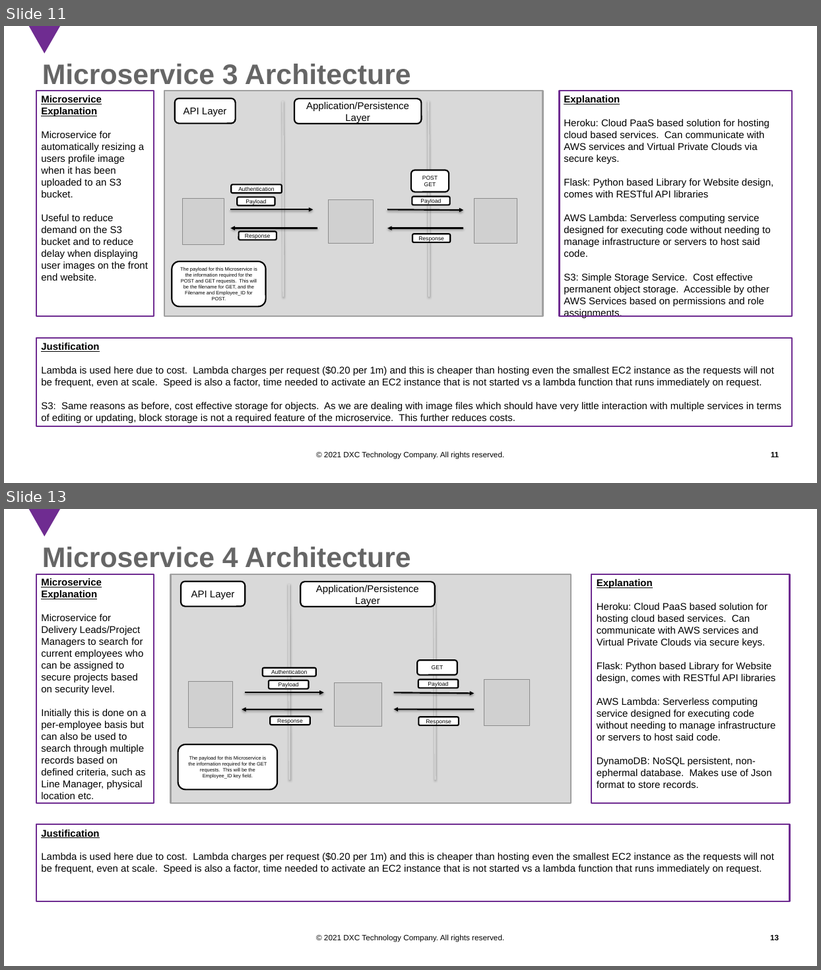
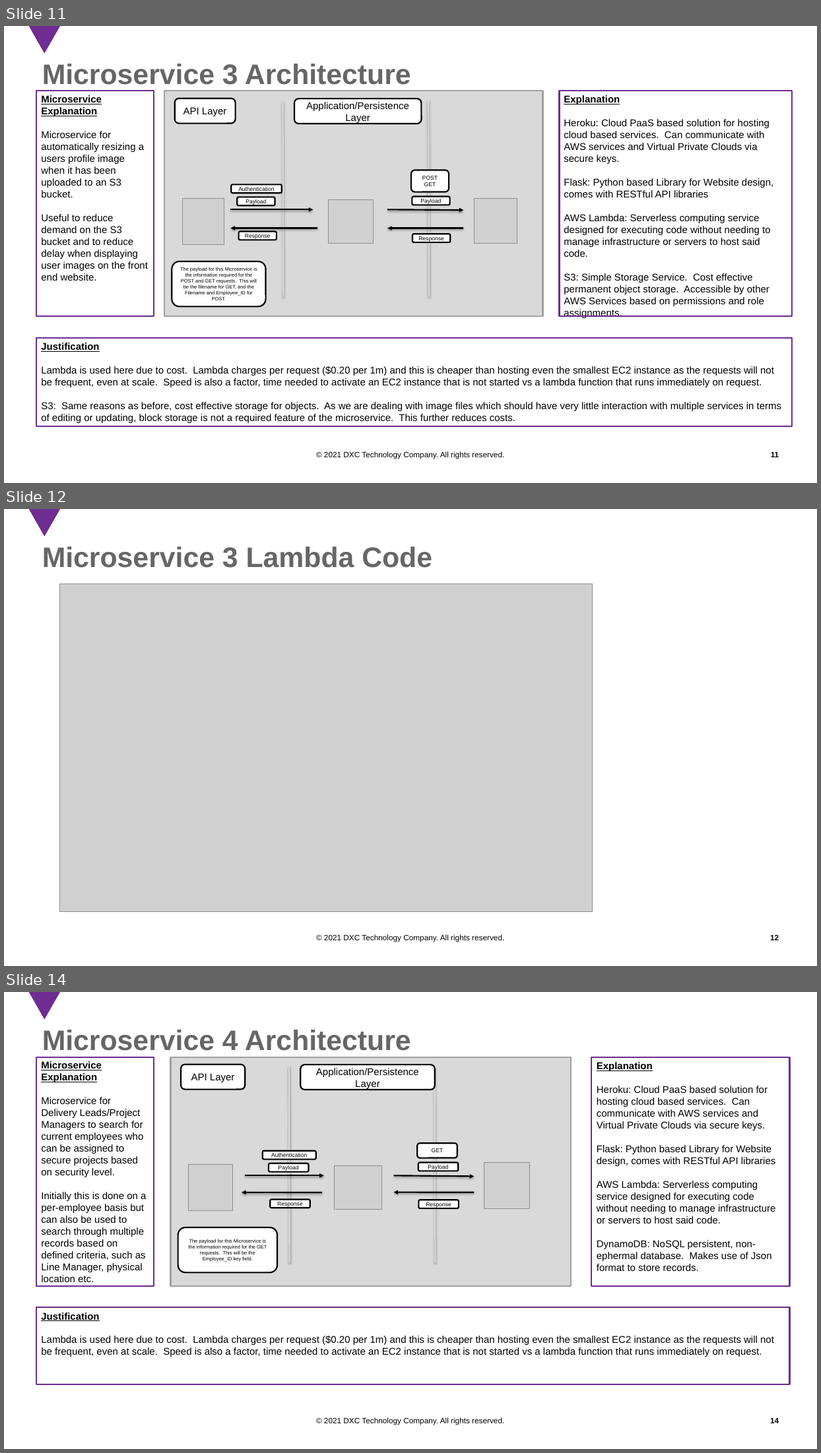
Before and after one commit to Pajmage/CETM67Assignment1, a slide deck: Microservices Architecture.pptx. Shown one above the other, each under a label of ours: slides 11 and 13 before the commit, slides 11, 12 and 14 after it; the slides between them are not shown. The pictures are 821x970 and 821x1453 pixels, drawn with LibreOffice and Linux fonts; fonts in the diff are those of the drawing; grey boxes stand for pictures; background and template pictures are left out. Boxes give left, top, right and bottom in pixels: in the first picture for what was removed or moved away, otherwise in the second. Text is boxed around its words. In the diff, an @@ line names an element or a change of style, - is before the commit and + after.

```diff
--- a/Microservices Architecture.pptx
+++ b/Microservices Architecture.pptx
@@ slide 12 added at (x1=4, y1=509, x2=817, y2=966), background #FFFFFF; not listed: 3 template elements that a slide beside it also shows @@
@@ title added at (x1=42, y1=547, x2=432, y2=568), 40 pt, text #666666, bold @@
+Microservice 3 Lambda Code
@@ picture added at (x1=60, y1=584, x2=592, y2=912) @@
@@ what was slide 13 is now slide 14 @@
@@ page number at (x1=770, y1=1418, x2=779, y2=1424): text changed @@
-13
+14
```
Also in this commit, not shown: 2 slides changed, 1 other slide added, 6 other files.
